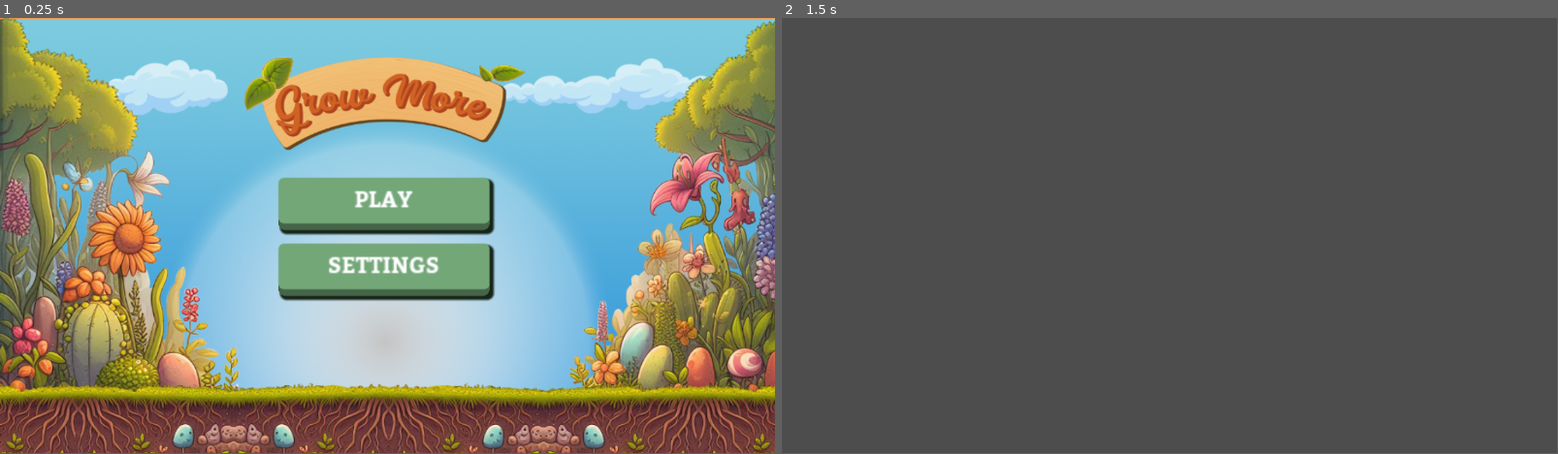
Above: before the commit, frames 1-2 (left to right).
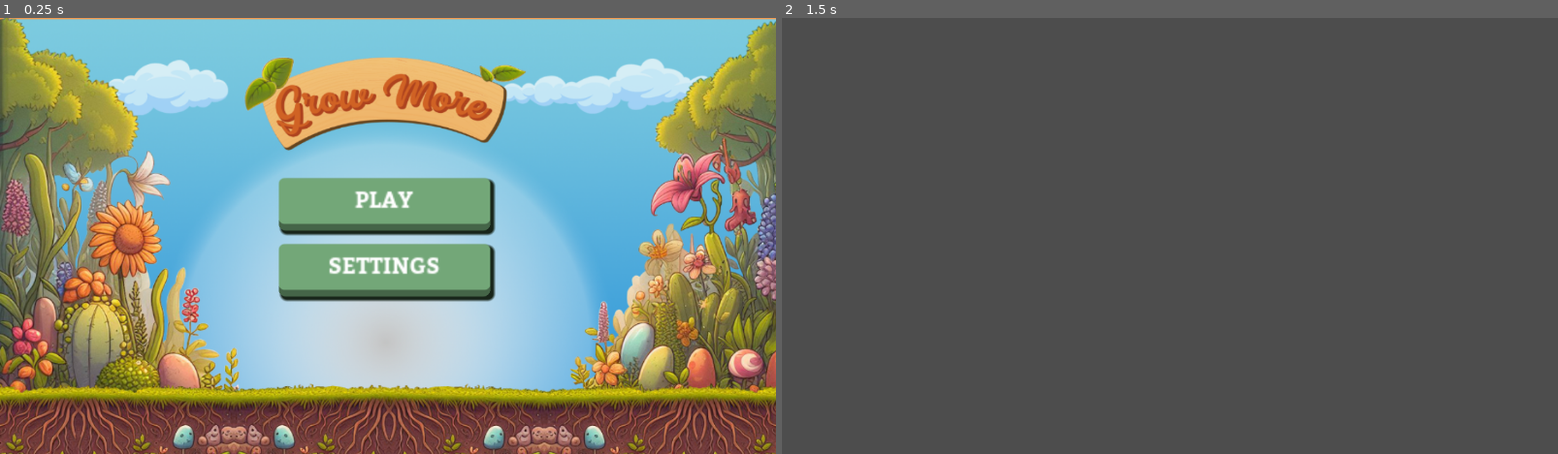
Above: after the commit, the same moments.

Repository: cesarvanleuffelen/2324-MOBI-009-Game-voor-kinderen-met-een-beperking
Game: Godot game, scene res://main_menu.tscn
Same seed, same stepped clock (60 frames per second), same inputs: the game is played once before the commit and once after it.
Inputs:
- Up to frame 1 (0.25 s): no input
- Up to frame 2 (1.5 s): click "PLAY" at 0.5 s; tap Enter at 1.25 s
The window is 799x449 before the commit and 800x450 after it. Grey fills any space a smaller window leaves; there, only what the larger window draws over its background counts as a difference.

The runs differ from the first frame. In frame 1, 8.7% of the frame differs, in the area x 0-100%, y 0-100%; in frame 2, only the window size differs.

Commit message:
Dimension aanpassing
Aangepast zodat alles mee groeit als uw scherm grooter wordt

Diff:
--- a/Code/main_menu.tscn
+++ b/Code/main_menu.tscn
@@ -28,7 +28,7 @@
 offset_bottom = 40.0
 scale = Vector2(1.12888, 1.09397)
 texture = ExtResource("3_s4dq2")
-stretch_mode = 5
+stretch_mode = 6
 
 [node name="MarginContainer" type="MarginContainer" parent="."]
 layout_mode = 1
--- a/Code/project.godot
+++ b/Code/project.godot
@@ -15,6 +15,11 @@
 config/features=PackedStringArray("4.2", "GL Compatibility")
 config/icon="res://icon.svg"
 
+[display]
+
+window/stretch/mode="viewport"
+window/stretch/aspect="expand"
+
 [rendering]
 
 renderer/rendering_method="gl_compatibility"
